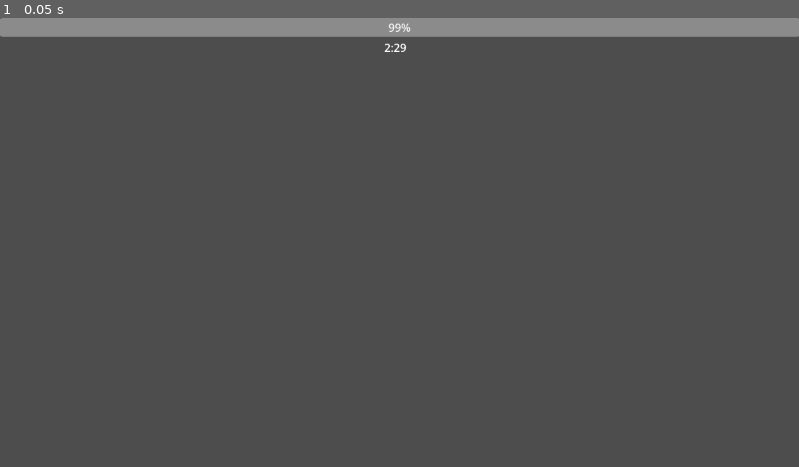
Above: before the commit, frame 1.
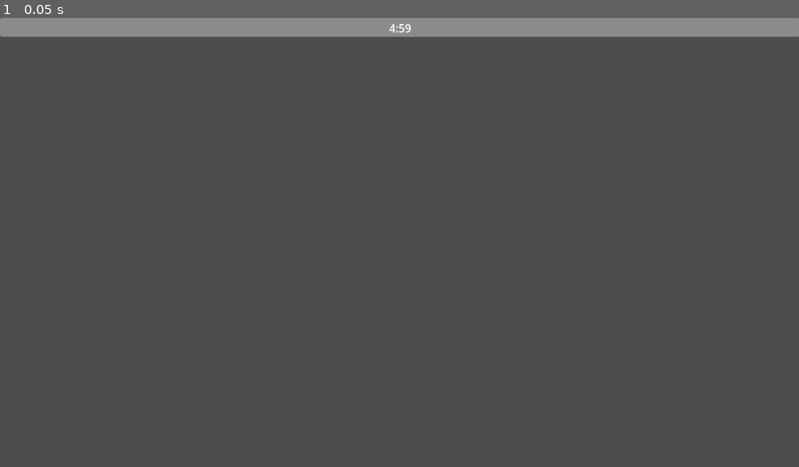
Above: after the commit, the same moment.

Repository: DevFTB/LD57
Game: Godot game, scene res://bomb_timer.tscn
The game is run twice, just before and just after one commit, with the same random seed, the same clock (stepped at 60 frames per second) and the same inputs.
Inputs:
- Up to frame 1 (0.05 s): no input

The runs differ from the first frame. In frame 1, less than 0.1% of the frame differs, in the area x 48-52%, y 1-8%.

Commit message:
bomb timer final fixes and changes

Diff:
--- a/bomb_timer.gd
+++ b/bomb_timer.gd
@@ -1,7 +1,5 @@
 class_name BombTimer
 extends Node2D
-
-signal bomb_timer_changed
 
 @onready var bomb_progress_bar = $BombProgressBar
 @onready var time_display = $TimeDisplay
--- a/bomb_timer.tscn
+++ b/bomb_timer.tscn
@@ -4,7 +4,6 @@
 
 [node name="BombTimer" type="Node2D"]
 script = ExtResource("1_4fflx")
-time_scale = 2.0
 
 [node name="Sprite" type="Sprite2D" parent="."]
 
@@ -16,9 +15,12 @@
 offset_bottom = 27.0
 grow_horizontal = 2
 size_flags_horizontal = 3
+show_percentage = false
 
 [node name="TimeDisplay" type="Label" parent="."]
-offset_left = 554.0
-offset_top = 31.0
-offset_right = 605.0
-offset_bottom = 56.0
+offset_left = -2.0
+offset_top = 2.0
+offset_right = 1157.0
+offset_bottom = 27.0
+horizontal_alignment = 1
+vertical_alignment = 1
